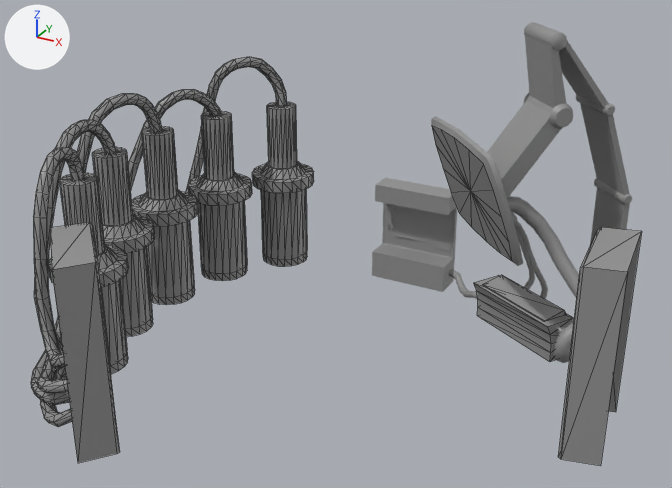
The glTF model models/objects.gltf, before and after one commit.
One viewpoint serves both versions: a camera (50 mm lens) standing at (4.08, -7.35, 5.08) and looking at (0.08, -0.07, 1.44). The lights are fixed; the arrows at upper left show +X, +Y and +Z. Mesh edges are drawn as thin lines on the coarser meshes. Where no turn or scale is listed for an object, it has been applied to the vertices.
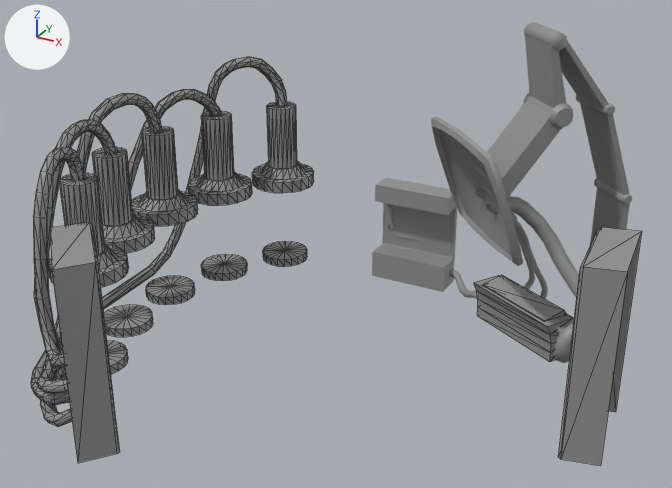
The change, as a list of edits to the scene's bpy script:
```text
Remove ob_object003:
    ob_object003 = bpy.data.objects.new('Object003', me_object003)
    ob_object003.location = (-1.716, 2.018, 0.039)
Remove ob_object005:
    ob_object005 = bpy.data.objects.new('Object005', me_object005)
    ob_object005.location = (-2.165, 1.292, 0.039)
Remove ob_object007:
    ob_object007 = bpy.data.objects.new('Object007', me_object007)
    ob_object007.location = (-2.359, 0.486, 0.039)
Remove ob_object009:
    ob_object009 = bpy.data.objects.new('Object009', me_object009)
    ob_object009.location = (-2.31, -0.352, 0.039)
Remove ob_object011:
    ob_object011 = bpy.data.objects.new('Object011', me_object011)
    ob_object011.location = (-2.014, -1.138, 0.039)
Remove ob_object012:
    ob_object012 = bpy.data.objects.new('Object012', me_object012)
    ob_object012.location = (1.3, 1.272, 2.707)
```

What differs and where, as boxes (x1, y1, x2, y2) in the pictures (672 x 488 px):
'Object012', deleted
    before: (432, 126, 512, 261)
'Object005', deleted
    before: (197, 201, 247, 273)
'Object007', deleted
    before: (146, 220, 194, 297)
'Object003', deleted
    before: (261, 189, 307, 259)
'Object009', deleted
    before: (120, 247, 152, 329)
'Object011', deleted
    before: (101, 280, 127, 365)
